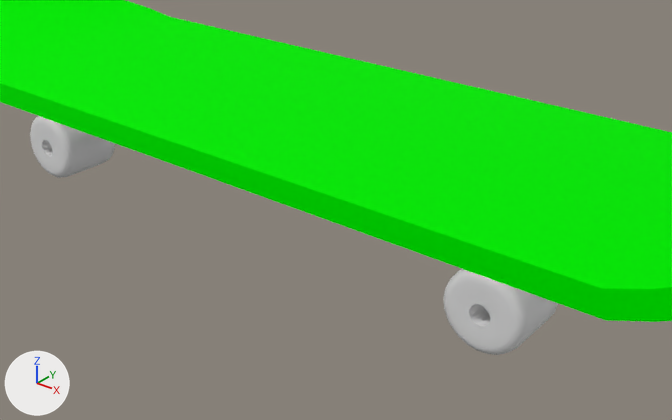
One commit to the Blender file Art/Sk8/SkateProject.blend: the scene before it, then after it.
The view is the same before and after, from a camera (50 mm lens) standing at (0.301, -0.35, 0.218) and looking at (0.02, 0.002, 0.0). The lights are fixed; the arrows at lower left show +X, +Y and +Z.

The first picture shows 'BL_Wheel', 'FL_Wheel', 'Shape'.
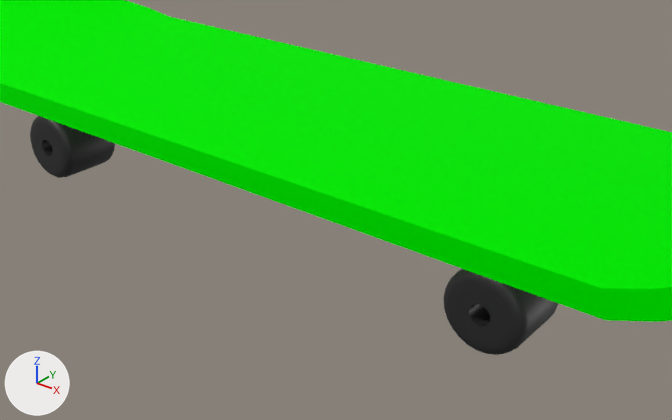
The newer file is also rescaled (x100.0) as a whole; pictures and numbers use the older file's frame.

What differs and where, as boxes [x1, y1, x2, y2] in the pictures (672 x 420 px):
'BL_Wheel', recoloured (grey to black): [444, 269, 558, 355] in both
'FL_Wheel', recoloured (grey to black): [30, 116, 115, 178] in both

What the commit changed:
Material 'Wheels' (mat_wheels) is new.
Its base color is (0.0191, 0.0191, 0.0191) (black #262626).
me_mesh_003 has 352 vertices, 375 faces and spans x -3.84..3.81, y -7.12..0.0, z -3.83..3.83.
me_mesh_003 now uses material mat_wheels (black #262626).
me_mesh_006 has 352 vertices, 375 faces and spans x -3.84..3.81, y -7.12..0.0, z -3.83..3.83.
me_mesh_006 now uses material mat_wheels (black #262626).
